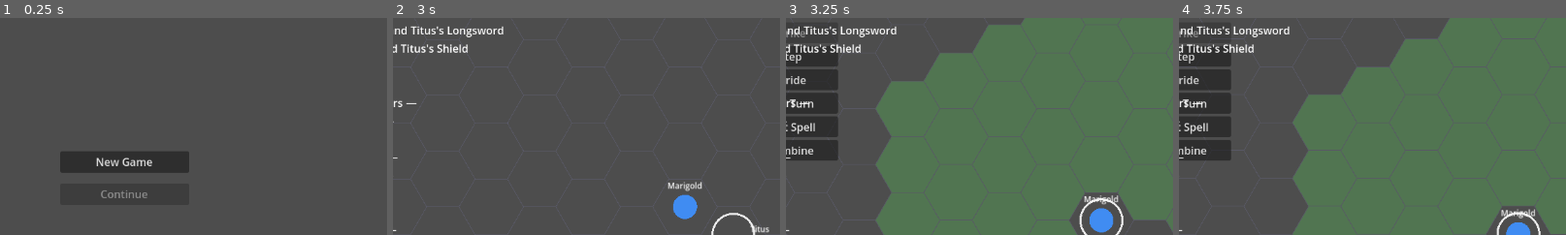
Above: before the commit, frames 1-4 (left to right).
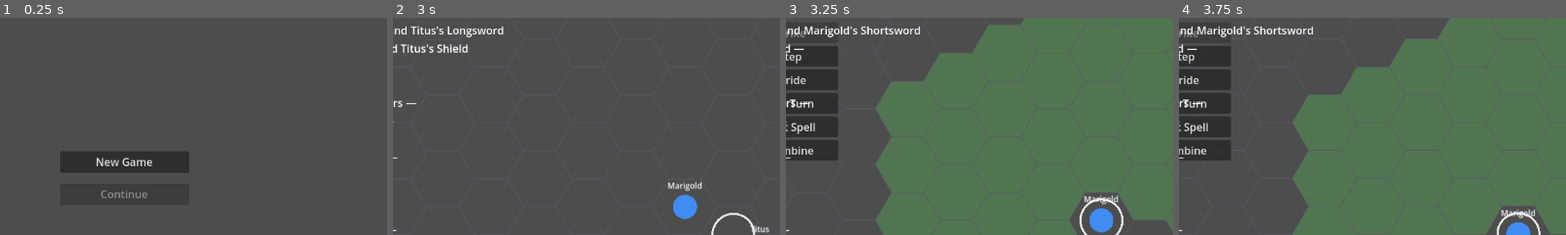
Above: after the commit, the same moments.

Repository: Pyroraptor/hykaen
Game: Godot game, scene res://scenes/TitleScreen.tscn
Same seed, same stepped clock (60 frames per second), same inputs: the game is played once before the commit and once after it.
Inputs (mouse positions are % of the whole screen's width and height, from its top left):
- Up to frame 1 (0.25 s): no input
- Up to frame 2 (3 s): click "New Game" at 0.5 s; click "▲" at 1.25 s; click "▼" at 2 s; tap Enter at 2.75 s; move the mouse to (72, 45) at 2.77 s; hold Right (ui_right) from 2.78 s (still down); tap E at 2.85 s; click (72, 45) at 2.92 s
- Up to frame 3 (3.25 s): keep holding Right (ui_right)
- Up to frame 4 (3.75 s): release Right (ui_right) at 3.5 s; drag from (30, 55) to (45, 70) at 3.52 s
The pictures show only the part of the screen within x 6-56%, y 0-50%; the shares and areas given below are measured in that part.

Frames 1-2 are identical in both runs. In frame 3, 1.1% of the frame differs, in the area x 2-35%, y 3-17%; in frame 4, 1.1%.

Commit message:
feat(FEAT-365): Wire equipment panel refresh-on-actor-change and auto-close-on-enemy-turn (FR-011)
Step: tdd-execute
Files: 3

Diff:
--- a/MainScene.gd
+++ b/MainScene.gd
@@ -758,10 +758,10 @@
 func _current_turn_order():
 	return encounter.get_turn_order() if encounter != null else null
 
-## Delegate to TurnPresentationController + FEAT-008/FEAT-007's use cases (AutoSelectActiveActorUseCase; CombatCameraFollowUseCase, US-005/RISK-009).
+## Delegate to TurnPresentationController + FEAT-008/FEAT-007's use cases (AutoSelectActiveActorUseCase; CombatCameraFollowUseCase, US-005/RISK-009); FEAT-365 (US-011/FR-011, resolves PR-001) refreshes/auto-closes the equipment panel on actor change.
 func _on_active_actor_changed(combatant) -> void:
 	_turn_presentation().on_active_actor_changed(combatant)
-	AutoSelectActiveActorUseCaseClass.new(hex_grid_view, status …(250 unchanged characters)…  "_current_enemies")).execute(combatant)
+	AutoSelectActiveActorUseCaseClass.new(hex_grid_view, status …(250 unchanged characters)…  "_current_enemies")).execute(combatant); equipment_panel_toggle_controller.refresh_for_active_actor(combatant, equipment_panel_ui, scenario_session, _party)
 
 ## Finish round: undecided→ROUND_NUMBER++ + rewire_session(); won→_on_combat_won().
 ## Relays to round_flow_controller.notify_round_concluded() at end.
--- a/presentation/equipment_panel_toggle_controller.gd
+++ b/presentation/equipment_panel_toggle_controller.gd
@@ -99,11 +99,63 @@
 	_open = true
 
 
+## refresh_for_active_actor(combatant, panel, scenario_session, party) -> void
+## -- FEAT-365 (US-011 / FR-011, resolves PR-001): TurnController's
+## active_actor_changed reaction. Closes the FR-011 gap called out in peer
+## review -- MainScene._on_active_actor_changed() previously never touched
+## the FEAT-009/FEAT-010 equipment panel at all.
+##
+## Null/no-actor changes and a currently-CLOSED panel are both safe no-ops
+## (mirrors toggle()'s own null-guard convention above) -- this method never
+## auto-OPENS the panel; it only refreshes or auto-closes an ALREADY-open
+## one, per this feature's test_criteria.
+##
+## While open and `combatant` is a non-player-team actor (combatant.is_enemy,
+## e.g. an enemy's turn starts): hides `panel` and calls clear() exactly like
+## toggle()'s closing branch, so no stale gear data from the previously
+## displayed party member is left visible during an enemy turn.
+##
+## While open and `combatant` is a player-team actor: resolves `combatant`'s
+## own CharacterResource by POSITION (mirrors _resolve_character()'s
+## `party`/`character_resource_paths` convention below, keyed off
+## `combatant.display_id()` instead of `exploration.selected_party_member_id`
+## -- the active actor need not be the exploration-mode selection). A null
+## resolution (no matching party entry) leaves the panel's current contents
+## untouched rather than clearing them -- this is not a "no selection"
+## no-op case, just an unresolvable lookup, so it fails safe by doing
+## nothing further.
+func refresh_for_active_actor(combatant, panel, scenario_session, party: Array) -> void:
+	if panel == null or combatant == null or not _open:
+		return
+
+	if combatant.is_enemy:
+		panel.clear()
+		panel.visible = false
+		_open = false
+		return
+
+	var character = _resolve_character_by_id(combatant.display_id(), scenario_session, party)
+	if character == null:
+		return
+
+	panel.setup(character)
+
+
 ## _resolve_character(exploration, scenario_session, party) ->
 ## CharacterResource|null — see file-level doc for the full by-position
 ## resolution contract.
 func _resolve_character(exploration, scenario_session, party: Array):
 	var selected_id: String = exploration.selected_party_member_id if exploration != null else ""
+	return _resolve_character_by_id(selected_id, scenario_session, party)
+
+
+## _resolve_character_by_id(selected_id, scenario_session, party) ->
+## CharacterResource|null -- the shared by-position resolution body behind
+## both _resolve_character() (keyed off exploration.selected_party_member_id)
+## and refresh_for_active_actor() (keyed off combatant.display_id()). See
+## file-level doc for the full "why POSITION, not a direct reference"
+## rationale.
+func _resolve_character_by_id(selected_id: String, scenario_session, party: Array):
 	if selected_id == "":
 		return null
 
--- /dev/null
+++ b/tests/scene/test_main_scene_equipment_panel_refresh.gd
@@ -0,0 +1,309 @@
+extends GutTest
+## tests/scene/test_main_scene_equipment_panel_refresh.gd — FEAT-365 (US-011
+## / FR-011, resolves peer-review BLOCKER PR-001).
+##
+## Closes the gap called out in prior peer review: FEAT-010 wired the 'E' key
+## open/close toggle for the read-only EquipmentPanelUI (FEAT-009), but
+## MainScene._on_active_actor_changed() never touched the panel at all, so a
+## panel left open while browsing one party member's gear would silently show
+## STALE data once combat moved on to a different actor's turn (or an enemy's
+## turn). This suite covers this feature's own test_criteria:
+##
+##   1. Panel open + active actor changes to a DIFFERENT player-team party
+##      member -> panel refreshes via setup(new_actor), rendering the newly
+##      active member's own equipped_items instead of the previous member's.
+##   2. Panel open + active actor changes to a non-player-team actor (enemy
+##      turn) -> panel auto-hides AND clear() is called, leaving no leftover
+##      row data from whoever was previously displayed.
+##   3. Panel already closed/hidden -> _on_active_actor_changed() (player or
+##      enemy) must NOT auto-open it.
+##   4. _on_active_actor_changed(null) is a no-op: panel visibility/row state
+##      unchanged, no crash.
+##   5. FEAT-010's pre-existing 'E'-key toggle tests
+##      (tests/scene/test_main_scene_equipment_toggle.gd) continue to pass
+##      unmodified (verified by running the full suite, not duplicated here).
+##
+## Boots the REAL, shipped res://MainScene.tscn composition root headless,
+## pinned to the prologue fixture's PROLOGUE_SEED, mirroring both
+## tests/scene/test_main_scene_equipment_toggle.gd's 'E'-key-open convention
+## AND tests/integration/test_active_actor_selection.gd's "drive
+## _on_active_actor_changed() directly with real, live Combatant instances
+## drawn from the booted instance's own `_party`/`_enemies` arrays" technique
+## (TurnController's own auto-drive loop never emits mid-Enemy-run, so this is
+## the deterministic way to exercise an enemy-turn transition).
+
+const GameStateDataClass = preload("res://data/game_state/game_state_data.gd")
+const EquipmentSlotClass = preload("res://core/model/equipment_slot.gd")
+
+const MAIN_SCENE_PATH: String = "res://MainScene.tscn"
+
+## PROLOGUE_SEED — this project's established known-good fixture seed
+## (mirrors tests/boot/test_boot_exploration_mode.gd's identically-named/
+## valued constant, and tests/scene/test_main_scene_equipment_toggle.gd's own
+## use of it).
+const PROLOGUE_SEED: int = 42
+
+const TITUS_MAIN_HAND_ITEM_NAME: String = "Titus's Longsword"
+const MARIGOLD_MAIN_HAND_ITEM_NAME: String = "Marigold's Shortsword"
+
+
+func before_each() -> void:
+	CurrentGameState.data = GameStateDataClass.new()
+
+
+func after_each() -> void:
+	CurrentGameState.data = GameStateDataClass.new()
+
+
+## _boot_main_scene() -- instantiates the REAL res://MainScene.tscn
+## composition root, pinned to PROLOGUE_SEED, and drives the real
+## exploration->combat handoff via _on_combat_triggered("prologue")
+## (mirrors tests/integration/test_active_actor_selection.gd's identical
+## boot convention) so a live 'enemy_0' (Skeleton) is seated in `_enemies`
+## for this feature's enemy-turn criteria. The 'E' key toggle and this
+## feature's refresh/auto-close reaction both work off `_party`/
+## `scenario_session`, which stay live and unchanged in shape across the
+## EXPLORATION->COMBAT handoff (exploration.selected_party_member_id is
+## untouched by the handoff, per tests/scene/test_main_scene_equipment_toggle.gd's
+## own "player_0" auto-selection assumption still holding after boot).
+func _boot_main_scene():
+	var packed: PackedScene = ResourceLoader.load(MAIN_SCENE_PATH)
+	assert_not_null(packed, "MainScene.tscn must load as a PackedScene")
+	if packed == null:
+		return null
+	var instance = packed.instantiate()
+	assert_not_null(instance, "MainScene.tscn must instantiate")
+	if instance == null:
+		return null
+	instance.seed_override = PROLOGUE_SEED
+	add_child_autofree(instance)
+	await get_tree().process_frame
+
+	instance._on_combat_triggered("prologue")
+	await get_tree().process_frame
+	await get_tree().process_frame
+
+	return instance
+
+
+func _make_e_key_event() -> InputEventKey:
+	var event := InputEventKey.new()
+	event.pressed = true
+	event.keycode = KEY_E
+	return event
+
+
+## _find_combatant_by_id(instance, combatant_id) -> Combatant or null.
+## Mirrors tests/integration/test_active_actor_selection.gd's identical
+## helper -- `_party` and `_enemies` are populated at boot even in
+## EXPLORATION mode (session.get("party", []) at _ready()-time).
+func _find_combatant_by_id(instance, combatant_id: String):
+	for combatant in instance._party + instance._enemies:
+		if combatant.combatant_id == combatant_id:
+			return combatant
+	return null
+
+
+## _open_panel_on_titus(instance) -> void — opens the panel via the real 'E'
+## key path with Titus ("player_0") selected, the same auto-selected-by-
+## default party member tests/scene/test_main_scene_equipment_toggle.gd
+## relies on.
+func _open_panel_on_titus(instance) -> void:
+	assert_eq(instance._exploration.selected_party_member_id, "player_0")
+	instance._unhandled_input(_make_e_key_event())
+	assert_true(instance.equipment_panel_ui.visible, "fixture assumption: 'E' with Titus selected opens the panel")
+	assert_eq(instance.equipment_panel_ui.get_item_text(EquipmentSlotClass.MAIN_HAND), TITUS_MAIN_HAND_ITEM_NAME)
+
+
+# ══════════════════════════════════════════════════════════════════════════
+# Criterion 1 — panel open + active actor changes to a DIFFERENT player-team
+# party member -> refreshed via setup(new_actor).
+# ══════════════════════════════════════════════════════════════════════════
+
+func test_active_actor_change_to_different_player_team_member_refreshes_panel_via_setup() -> void:
+	var instance = await _boot_main_scene()
+	if instance == null:
+		return
+
+	_open_panel_on_titus(instance)
+
+	var marigold = _find_combatant_by_id(instance, "player_1")
+	assert_not_null(marigold, "fixture assumption: default_party.tres seats 'player_1' (Marigold)")
+	assert_false(marigold.is_enemy, "fixture assumption: 'player_1' is on the Player team")
+
+	instance._on_active_actor_changed(marigold)
+
+	assert_true(
+		instance.equipment_panel_ui.visible,
+		"the panel must stay OPEN when the active actor changes to another player-team member"
+	)
+	assert_eq(
+		instance.equipment_panel_ui.get_item_text(EquipmentSlotClass.MAIN_HAND), MARIGOLD_MAIN_HAND_ITEM_NAME,
+		"the panel must be refreshed via setup(marigold) -- Marigold's own MAIN_HAND item, not Titus's"
+	)
+	assert_true(
+		instance.equipment_panel_toggle_controller.is_open(),
+		"the panel's open/closed toggle state must remain OPEN after a refresh"
+	)
+
+
+func test_active_actor_change_to_same_player_actor_still_refreshes_via_setup() -> void:
+	var instance = await _boot_main_scene()
+	if instance == null:
+		return
+
+	_open_panel_on_titus(instance)
+
+	var titus = _find_combatant_by_id(instance, "player_0")
+	assert_not_null(titus, "fixture assumption: default_party.tres seats 'player_0' (Titus)")
+
+	instance._on_active_actor_changed(titus)
+
+	assert_true(instance.equipment_panel_ui.visible, "the panel must remain open")
+	assert_eq(
+		instance.equipment_panel_ui.get_item_text(EquipmentSlotClass.MAIN_HAND), TITUS_MAIN_HAND_ITEM_NAME,
+		"re-affirming the same active player actor must still render that actor's own gear"
+	)
+
+
+# ══════════════════════════════════════════════════════════════════════════
+# Criterion 2 — panel open + active actor changes to a non-player-team actor
+# -> auto-hides AND clear() is called (no leftover row data).
+# ══════════════════════════════════════════════════════════════════════════
+
+func test_active_actor_change_to_enemy_hides_panel_and_clears_rows() -> void:
+	var instance = await _boot_main_scene()
+	if instance == null:
+		return
+
+	_open_panel_on_titus(instance)
+
+	var enemy_actor = _find_combatant_by_id(instance, "enemy_0")
+	assert_not_null(enemy_actor, "fixture assumption: prologue_encounter.tres seats a live 'enemy_0' (Skeleton)")
+	assert_true(enemy_actor.is_enemy, "fixture assumption: 'enemy_0' is on the Enemy team")
+
+	instance._on_active_actor_changed(enemy_actor)
+
+	assert_false(
+		instance.equipment_panel_ui.visible,
+		"the panel must auto-hide when the active actor becomes a non-player-team actor"
+	)
+	assert_false(
+		instance.equipment_panel_toggle_controller.is_open(),
+		"the toggle controller's open/closed state must flip to CLOSED on an enemy turn"
+	)
+	for slot in EquipmentSlotClass.ALL_SLOTS:
+		assert_eq(
+			instance.equipment_panel_ui.get_item_text(slot), "—",
+			"clear() must reset every row back to '—' -- no leftover gear data from Titus (slot %d)" % slot
+		)
+		assert_false(
+			instance.equipment_panel_ui.has_charge_indicator(slot),
+			"clear() must remove any charge indicator left over from Titus (slot %d)" % slot
+		)
+
+
+func test_active_actor_change_to_enemy_then_back_to_player_reopens_via_e_key() -> void:
+	var instance = await _boot_main_scene()
+	if instance == null:
+		return
+
+	_open_panel_on_titus(instance)
+
+	var enemy_actor = _find_combatant_by_id(instance, "enemy_0")
+	instance._on_active_actor_changed(enemy_actor)
+	assert_false(instance.equipment_panel_ui.visible, "sanity check: the enemy turn auto-closed the panel")
+
+	# A subsequent player active-actor change must NOT itself re-open the
+	# panel (criterion 3) -- but the ordinary 'E' key affordance must still
+	# work normally afterward, proving the auto-close left no corrupted state.
+	var titus = _find_combatant_by_id(instance, "player_0")
+	instance._on_active_actor_changed(titus)
+	assert_false(
+		instance.equipment_panel_ui.visible,
+		"an active-actor change to a player must not, by itself, re-open an already-closed panel"
+	)
+
+	instance._unhandled_input(_make_e_key_event())
+	assert_true(instance.equipment_panel_ui.visible, "the 'E' key must still open the panel normally afterward")
+	assert_eq(instance.equipment_panel_ui.get_item_text(EquipmentSlotClass.MAIN_HAND), TITUS_MAIN_HAND_ITEM_NAME)
+
+
+# ══════════════════════════════════════════════════════════════════════════
+# Criterion 3 — panel already closed/hidden -> _on_active_actor_changed()
+# does NOT auto-open it, for either a player or an enemy actor.
+# ══════════════════════════════════════════════════════════════════════════
+
+func test_active_actor_change_with_panel_closed_does_not_auto_open_for_player_actor() -> void:
+	var instance = await _boot_main_scene()
+	if instance == null:
+		return
+
+	assert_false(instance.equipment_panel_ui.visible, "fixture assumption: the panel starts closed/hidden")
+
+	var marigold = _find_combatant_by_id(instance, "player_1")
+	instance._on_active_actor_changed(marigold)
+
+	assert_false(
+		instance.equipment_panel_ui.visible,
+		"a player-team active-actor change must NOT auto-open an already-closed panel"
+	)
+	assert_false(instance.equipment_panel_toggle_controller.is_open())
+
+
+func test_active_actor_change_with_panel_closed_does_not_auto_open_for_enemy_actor() -> void:
+	var instance = await _boot_main_scene()
+	if instance == null:
+		return
+
+	assert_false(instance.equipment_panel_ui.visible, "fixture assumption: the panel starts closed/hidden")
+
+	var enemy_actor = _find_combatant_by_id(instance, "enemy_0")
+	instance._on_active_actor_changed(enemy_actor)
+
+	assert_false(
+		instance.equipment_panel_ui.visible,
+		"an enemy active-actor change must NOT auto-open an already-closed panel"
+	)
+	assert_false(instance.equipment_panel_toggle_controller.is_open())
+
+
+# ══════════════════════════════════════════════════════════════════════════
+# Criterion 4 — _on_active_actor_changed(null) is a no-op: panel visibility
+# and row state unchanged, no error/crash occurs.
+# ══════════════════════════════════════════════════════════════════════════
+
+func test_active_actor_changed_null_with_panel_closed_is_a_noop_and_does_not_crash() -> void:
+	var instance = await _boot_main_scene()
+	if instance == null:
+		return
+
+	assert_false(instance.equipment_panel_ui.visible)
+
+	instance._on_active_actor_changed(null)
+
+	assert_false(
+		instance.equipment_panel_ui.visible,
+		"_on_active_actor_changed(null) with the panel closed must remain a no-op (still hidden)"
+	)
+	assert_false(instance.equipment_panel_toggle_controller.is_open())
+
+
+func test_active_actor_changed_null_with_panel_open_is_a_noop_and_does_not_crash() -> void:
+	var instance = await _boot_main_scene()
+	if instance == null:
+		return
+
+	_open_panel_on_titus(instance)
+
+	instance._on_active_actor_changed(null)
+
+	assert_true(
+		instance.equipment_panel_ui.visible,
+		"_on_active_actor_changed(null) with the panel open must leave it open (no visibility change)"
+	)
+	assert_eq(
+		instance.equipment_panel_ui.get_item_text(EquipmentSlotClass.MAIN_HAND), TITUS_MAIN_HAND_ITEM_NAME,
+		"_on_active_actor_changed(null) must not alter the panel's currently rendered row data"
+	)
+	assert_true(instance.equipment_panel_toggle_controller.is_open())
